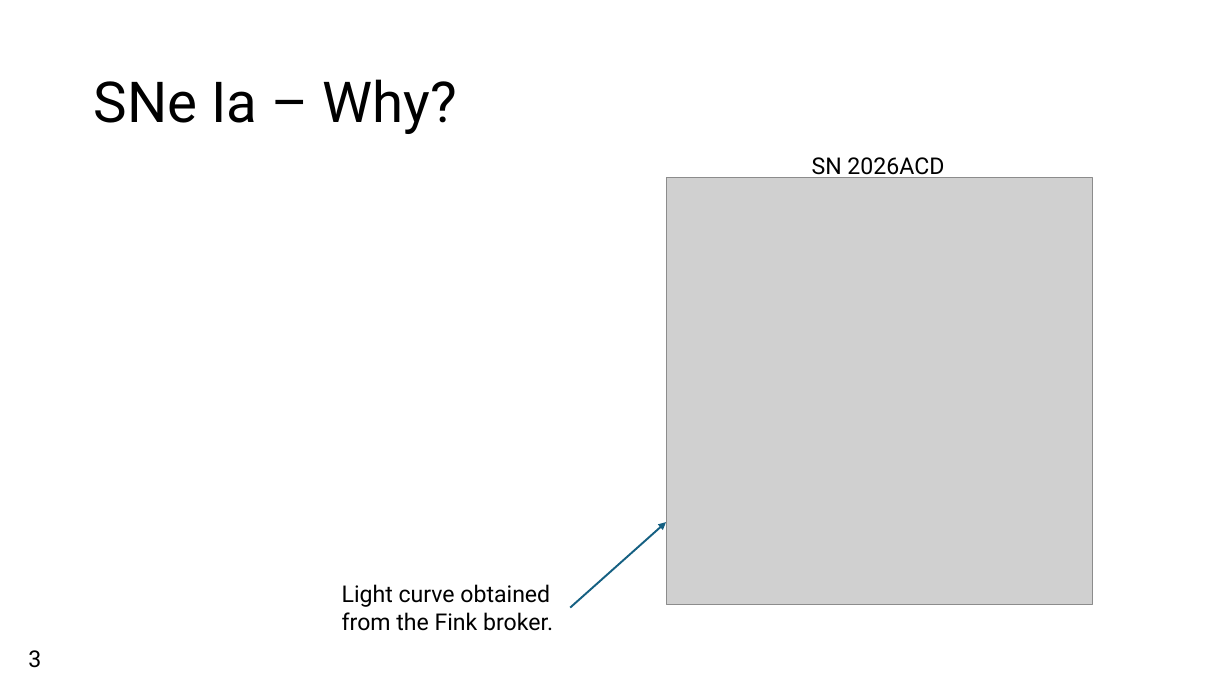
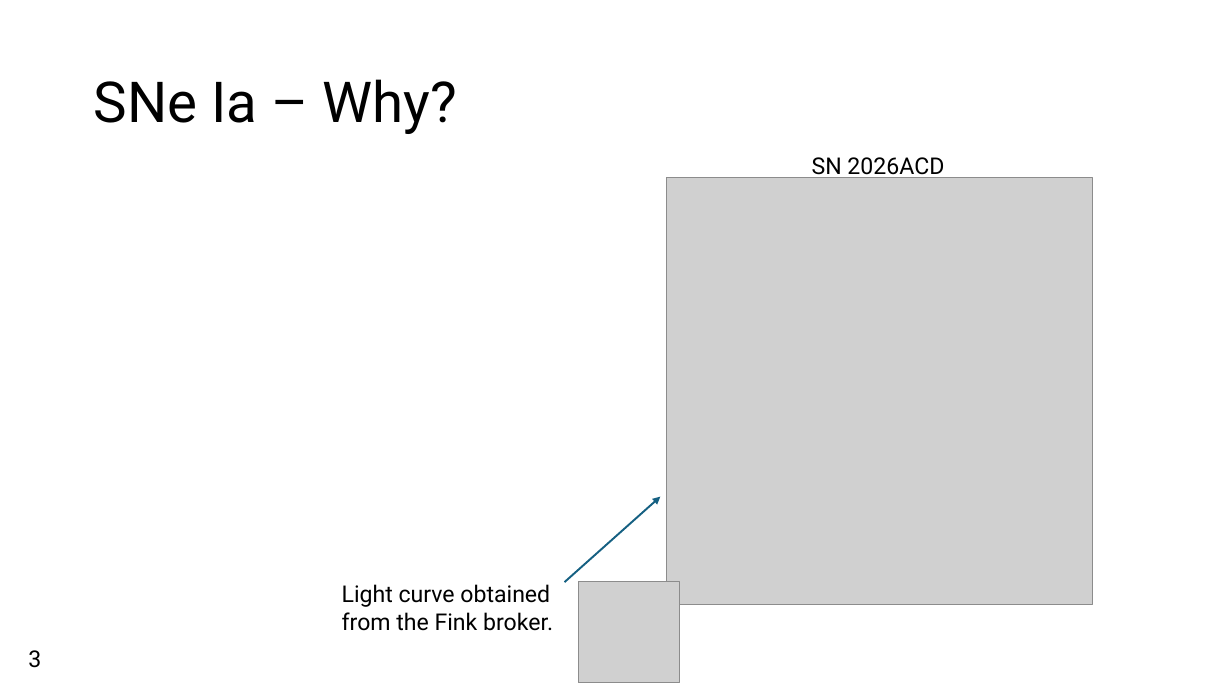
Before and after one commit to Webd0g/Honours_Project, a slide deck: slide 4 of Oral_presentation/Oral_Presentation.pptx. Drawn at 1232x693 pixels with LibreOffice and Linux fonts; fonts in the diff are those of the drawing; grey boxes stand for pictures; background and template pictures are left out. Boxes give left, top, right and bottom in pixels: in the first picture for what was removed or moved away, otherwise in the second. Text is boxed around its words. In the diff, an @@ line names an element or a change of style, - is before the commit and + after.

```diff
--- a/Oral_presentation/Oral_Presentation.pptx
+++ b/Oral_presentation/Oral_Presentation.pptx
@@ arrow moved from (570, 608) - (666, 522) to (565, 582) - (661, 497) @@
@@ picture added at [579,581,680,683] @@
```
Also in this commit, not shown: 6 other slides changed, 2 slides added, 20 other files.
